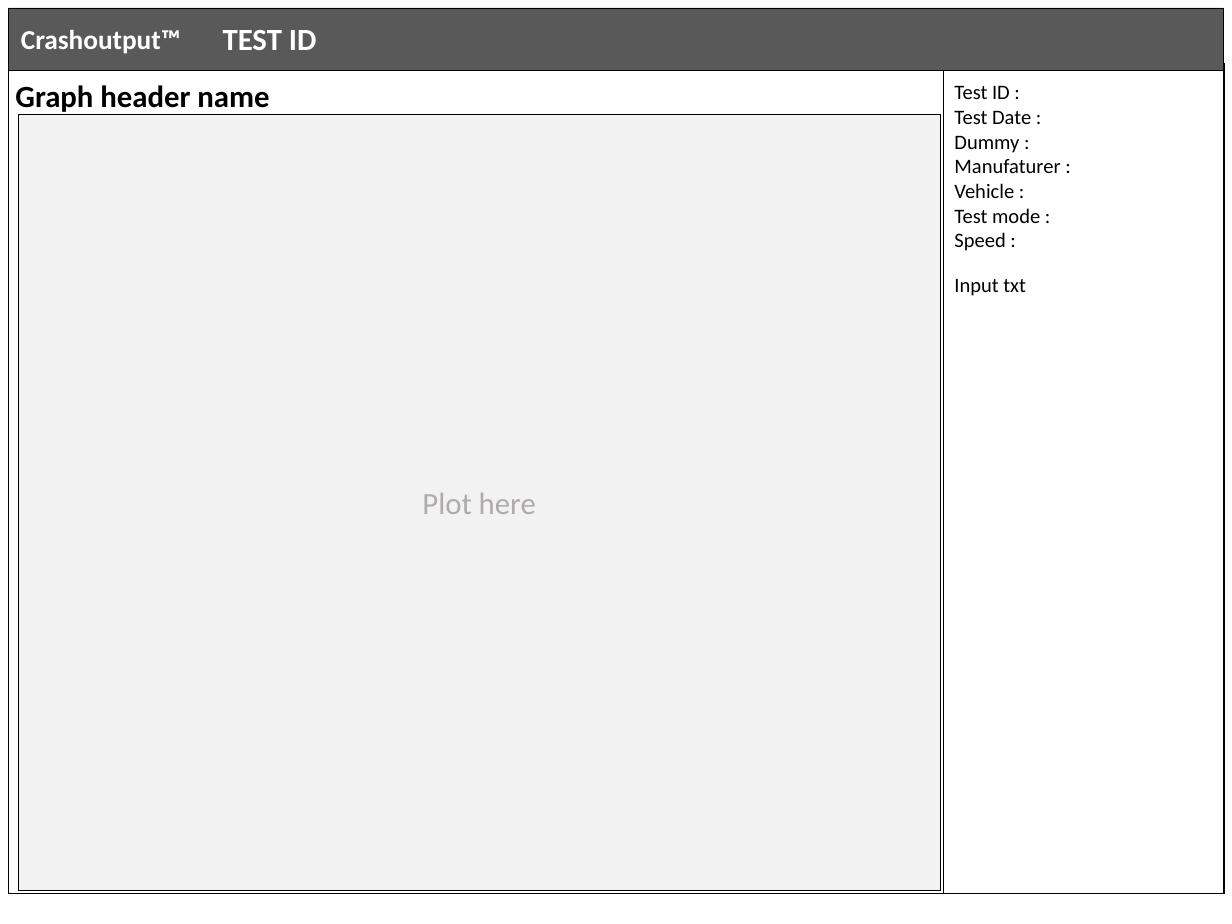
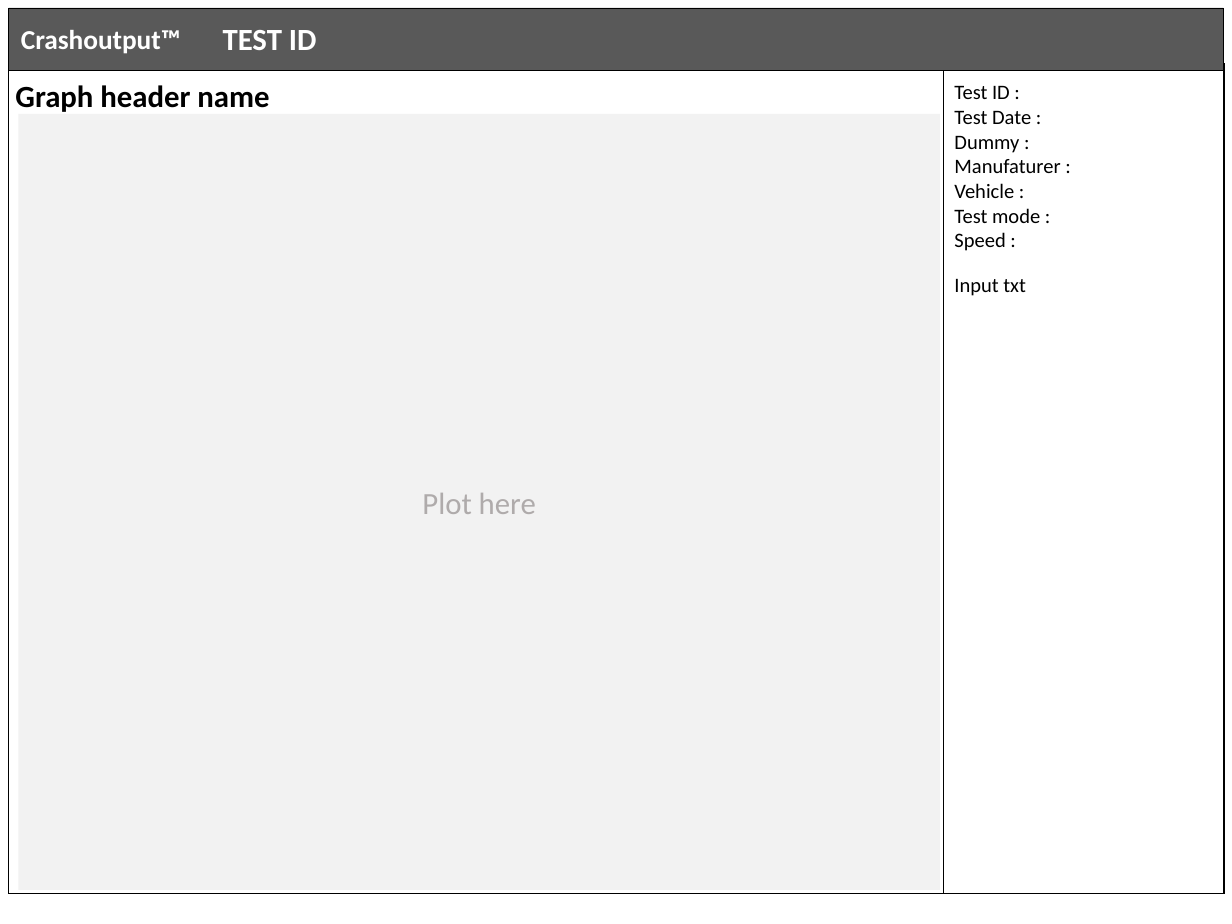
Before and after one commit to GCA21c/crashoutput, a slide deck: slide 1 of resources/templates/testid_Plot.pptx. Drawn at 1232x924 pixels with LibreOffice and Linux fonts; fonts in the diff are those of the drawing. Boxes give left, top, right and bottom in pixels: in the first picture for what was removed or moved away, otherwise in the second. Text is boxed around its words. In the diff, an @@ line names an element or a change of style, - is before the commit and + after.

```diff
--- a/resources/templates/testid_Plot.pptx
+++ b/resources/templates/testid_Plot.pptx
@@ rectangle "Plot here" at [18,115,940,891]: outline #000000 0.25 pt to none @@
```
Also in this commit, not shown: 2 other files.
